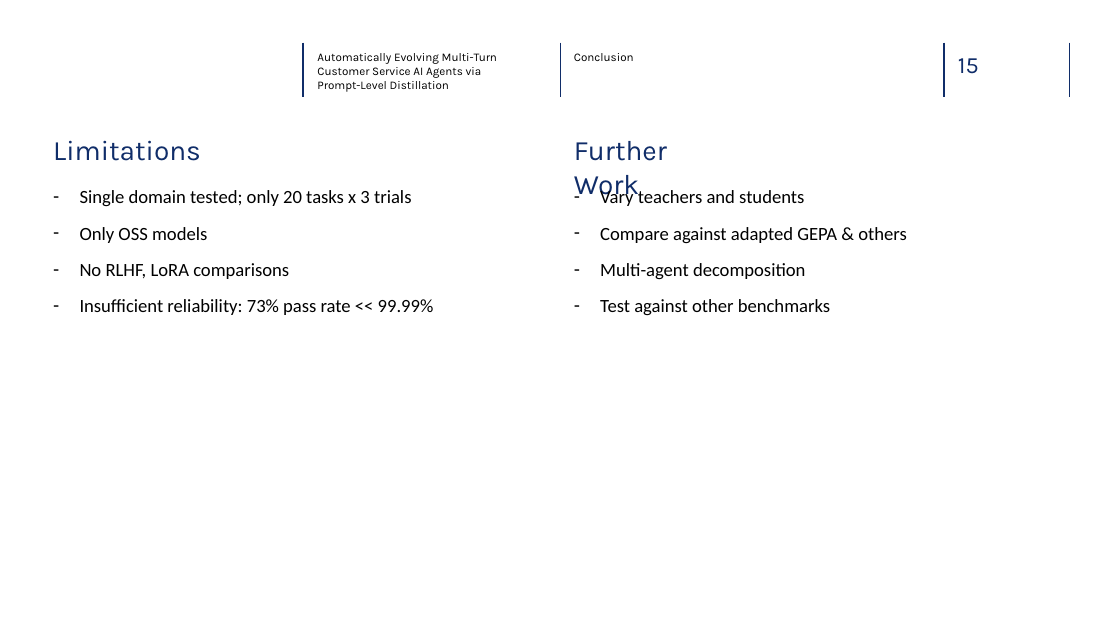
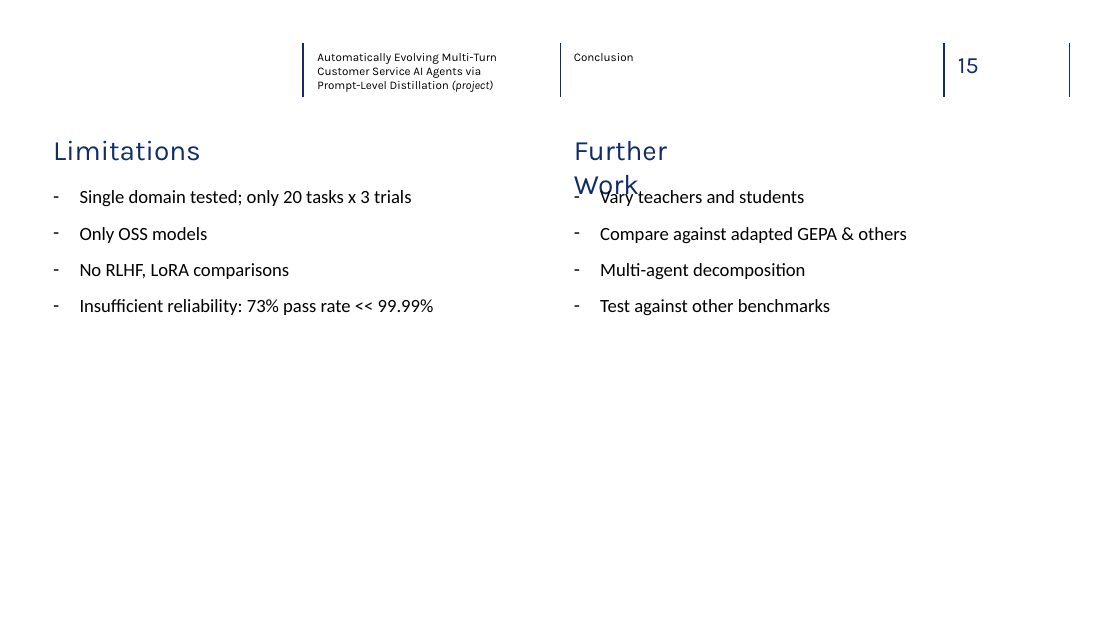
Before and after one commit to glebdementev/tau-evo, a slide deck: slide 16 of slides/defense.pptx. Drawn at 1120x630 pixels with LibreOffice and Linux fonts; fonts in the diff are those of the drawing; background and template pictures are left out. Boxes give left, top, right and bottom in pixels: in the first picture for what was removed or moved away, otherwise in the second. Text is boxed around its words. In the diff, an @@ line names an element or a change of style, - is before the commit and + after.

```diff
--- a/slides/defense.pptx
+++ b/slides/defense.pptx
@@ text at <box>317,53,497,92</box>: text changed @@
-Automatically Evolving Multi-Turn
-Customer Service AI Agents via Prompt-Level Distillation
+Automatically Evolving Multi-Turn
+Customer Service AI Agents via Prompt-Level Distillation (project)
```
Also in this commit, not shown: 13 other slides changed, 2 slides added, 2 slides removed, 19 other files.
